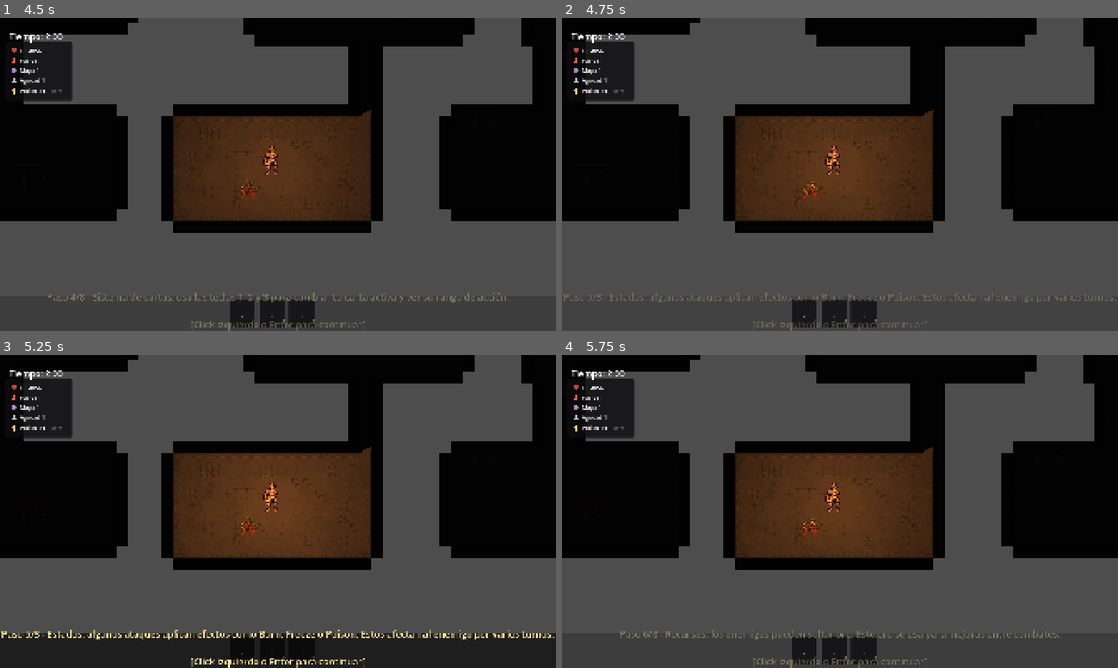
Above: before the commit, frames 1-4 (two rows, left to right).
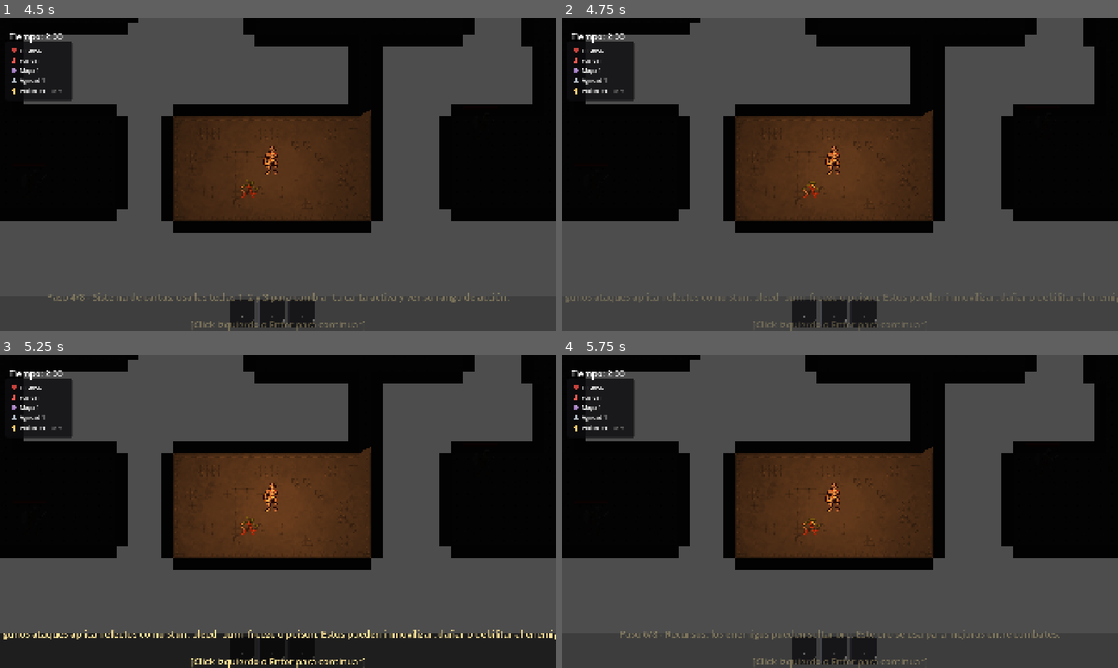
Above: after the commit, the same moments.

Repository: fedemuntaabski/Quest
Game: Godot game, scene res://scenes/MainMenu.tscn
Two runs of this game, one before a commit and one after it. Both use one fixed random seed, a clock stepped at 60 frames per second and the inputs below.
Inputs (mouse positions are in pixels of both pictures, inside the frame that each line leads up to):
- Up to frame 1 (4.5 s): click "INICIO" at 0.5 s; click "RANURA 1 (VACIA)" at 1.25 s; tap Enter (ui_accept) at 2 s; drag from (244, 312) to (272, 168) at 2.02 s; drag from (272, 312) to (272, 168) at 2.77 s; move the mouse to (300, 312) at 3.52 s; hold Right (ui_right) 3.53-4.25 s; tap 3 (hotbar_3) at 3.6 s; click (300, 312) at 3.67 s; drag from (250, 237) to (550, 168) at 4.27 s
- Up to frame 2 (4.75 s): no input
- Up to frame 3 (5.25 s): move the mouse to (444, 558) at 5.02 s; hold Left (ui_left) from 5.03 s (still down); tap 2 (hotbar_2) at 5.1 s
- Up to frame 4 (5.75 s): keep holding Left (ui_left); tap Enter (ui_accept) at 5.27 s

Frame 1 is identical in both runs. In frame 2, 0.7% of the frame differs, in the area x 0-100%, y 87-91%; in frame 3, 1.3%; in frame 4, nothing differs.

Commit message:
cambios

Diff:
--- /dev/null
+++ b/assets/ui/status/status_stun.svg
@@ -0,0 +1,10 @@
+<svg xmlns="http://www.w3.org/2000/svg" viewBox="0 0 64 64">
+  <defs>
+    <linearGradient id="g" x1="0" y1="0" x2="1" y2="1">
+      <stop offset="0%" stop-color="#dff4ff"/>
+      <stop offset="100%" stop-color="#6fb8ff"/>
+    </linearGradient>
+  </defs>
+  <circle cx="32" cy="32" r="26" fill="none" stroke="#17324a" stroke-width="6"/>
+  <path d="M35 8 L18 35 H29 L25 56 L46 27 H35 Z" fill="url(#g)" stroke="#17324a" stroke-width="2" stroke-linejoin="round"/>
+</svg>
--- a/resources/cards/strength/Corte Brutal.tres
+++ b/resources/cards/strength/Corte Brutal.tres
@@ -7,13 +7,17 @@
 script = ExtResource("2")
 base_damage = 3
 damage_scaling = 0.7
-description = "Un golpe brutal y confiable."
+description = "Daño directo que escala con tu Fuerza."
 
 [resource]
 script = ExtResource("1")
 id = "corte_brutal"
 display_name = "Corte Brutal"
-description = "Un ataque pesado y directo."
+description = "Golpea con fuerza bruta y escala con tu Fuerza."
+category = "strength"
+rarity = "common"
+card_type = "melee"
+target_type = "enemy"
 base_damage = 3
 damage_scaling = 0.7
 range = 1
@@ -21,6 +25,6 @@
 effects = Array[Resource]([SubResource("1")])
 tags = Array[String](["strength", "damage"])
 resource_cost = 1
-keywords = Array[String](["golpe", "melee"])
+keywords = Array[String](["corte", "melee"])
 archetype = "pressure"
 combo_tags = Array[String](["starter"])
--- a/resources/cards/strength/Golpe Pesado.tres
+++ b/resources/cards/strength/Golpe Pesado.tres
@@ -8,28 +8,33 @@
 script = ExtResource("2")
 base_damage = 2
 damage_scaling = 0.5
-description = "Impacto pesado que desestabiliza."
+description = "Impacto pesado que abre paso al control."
 
 [sub_resource type="Resource" id="2"]
 script = ExtResource("3")
-status_id = "stagger"
+status_id = "stun"
+duration_turns = 2
 magnitude = 1
 max_stacks = 3
 stack_behavior = "refresh"
-status_tags = Array[String](["control", "physical"])
+status_tags = Array[String](["control", "stun"])
 
 [resource]
 script = ExtResource("1")
 id = "golpe_pesado"
 display_name = "Golpe Pesado"
-description = "Desestabiliza al enemigo con un impacto brutal."
+description = "Golpea con fuerza y aturde al enemigo durante 2 turnos."
+category = "strength"
+rarity = "common"
+card_type = "debuff"
+target_type = "enemy"
 base_damage = 2
 damage_scaling = 0.5
 cooldown = 3
 range = 1
 effects = Array[Resource]([SubResource("1"), SubResource("2")])
-tags = Array[String](["strength", "control"])
+tags = Array[String](["strength", "control", "stun"])
 resource_cost = 1
-keywords = Array[String](["stagger", "control"])
+keywords = Array[String](["stun", "control", "melee"])
 archetype = "pressure"
-combo_tags = Array[String](["stagger", "setup"])
+combo_tags = Array[String](["stun", "setup"])
--- a/resources/cards/strength/Herida Profunda.tres
+++ b/resources/cards/strength/Herida Profunda.tres
@@ -9,14 +9,14 @@
 base_damage = 1
 stat_key = "strength"
 damage_scaling = 0.4
-description = "Un corte que provoca sangrado."
+description = "Un corte que prepara un sangrado constante."
 
 [sub_resource type="Resource" id="2"]
 script = ExtResource("3")
 status_id = "bleed"
 duration_turns = 3
-stacks = 2
-magnitude = 1
+stacks = 1
+magnitude = 2
 max_stacks = 10
 refresh_duration_on_reapply = true
 stack_behavior = "add"
@@ -26,7 +26,7 @@
 script = ExtResource("1")
 id = "herida_profunda"
 display_name = "Herida Profunda"
-description = "Provoca sangrado prolongado."
+description = "Causa sangrado y hace 2 de daño por turno durante 3 turnos."
 category = "strength"
 rarity = "common"
 card_type = "debuff"
@@ -38,7 +38,7 @@
 cooldown = 4
 resource_cost = 1
 effects = Array[Resource]([SubResource("1"), SubResource("2")])
-tags = Array[String](["strength", "bleed", "setup"])
-keywords = Array[String](["bleed", "sangrado"])
+tags = Array[String](["strength", "bleed", "damage"])
+keywords = Array[String](["bleed", "sangrado", "melee"])
 archetype = "pressure"
 combo_tags = Array[String](["bleed", "setup"])
--- a/resources/cards/strength/rage.tres
+++ b/resources/cards/strength/rage.tres
@@ -11,18 +11,21 @@
 duration_turns = 3
 apply_to_source = true
 
-description = "Entras en un estado de furia, aumentando tu Fuerza en +2 durante 3 turnos."
+description = "Aumenta tu Fuerza en +2 durante 3 turnos."
 
 [resource]
 script = ExtResource("1")
 id = "rage"
 display_name = "Furia"
-description = "Aumenta tu Fuerza temporalmente."
+description = "Aumenta tu Fuerza en +2 durante 3 turnos para potenciar tus cartas de Fuerza."
 category = "strength"
+rarity = "common"
 card_type = "buff"
 target_type = "self"
 stat_key = "strength"
 range = 0
 cooldown = 4
 effects = Array[Resource]([SubResource("1")])
-tags = Array[String](["strength", "buff", "tempo"])
+tags = Array[String](["strength", "buff"])
+keywords = Array[String](["fuerza", "buff", "tempo"])
+combo_tags = Array[String](["buff", "starter"])
--- a/scenes/RewardCardOption.tscn
+++ b/scenes/RewardCardOption.tscn
@@ -37,6 +37,7 @@
 size_flags_horizontal = 3
 expand_mode = 1
 stretch_mode = 5
+visible = false
 
 [node name="StatsLabel" type="Label" parent="MarginContainer/VBoxContainer" unique_id=2107399340]
 custom_minimum_size = Vector2(188, 40)
@@ -45,6 +46,14 @@
 theme_override_font_sizes/font_size = 12
 autowrap_mode = 3
 
+[node name="DescriptionLabel" type="Label" parent="MarginContainer/VBoxContainer" unique_id=1938342617]
+custom_minimum_size = Vector2(188, 72)
+layout_mode = 2
+theme_override_colors/font_color = Color(0.92, 0.93, 0.96, 1)
+theme_override_font_sizes/font_size = 12
+autowrap_mode = 3
+text = "Card description"
+
 [node name="SelectButton" type="Button" parent="MarginContainer/VBoxContainer" unique_id=1902548043]
 custom_minimum_size = Vector2(188, 36)
 layout_mode = 2
--- a/scenes/VictoryOverlay.tscn
+++ b/scenes/VictoryOverlay.tscn
@@ -135,8 +135,11 @@
 bbcode_enabled = true
 text = "[center]
 BazingaStudio
+
 Garrido Marcos Enrique
+
 Alvarez Nahuel Lucas
+
 Federico Muntaabski
 [/center]"
 fit_content = true
--- a/scripts/core/actions/TurnManager.gd
+++ b/scripts/core/actions/TurnManager.gd
@@ -128,6 +128,8 @@
 # CONTROL DE TURNO
 # ─────────────────────────────────────────────
 func end_turn() -> void:
+	if current_actor != null and current_actor.has_method("process_turn_end"):
+		current_actor.process_turn_end()
 	_actor_finished()
 
 func stop() -> void:
--- a/scripts/core/effects/BuffEffect.gd
+++ b/scripts/core/effects/BuffEffect.gd
@@ -16,25 +16,7 @@
 		}
 
 	var stat_key_l := stat_key.to_lower()
-	var modifier_id: String = ""
-	match stat_key_l:
-		"strength":
-			if receiver.has_method("_ensure_stacks") and receiver.strength_stack:
-				modifier_id = receiver.strength_stack.add_runtime_modifier(value, duration_turns, "buff")
-			else:
-				modifier_id = receiver.apply_runtime_modifier(stat_key_l, value, duration_turns)
-		"magic":
-			if receiver.has_method("_ensure_stacks") and receiver.magic_stack:
-				modifier_id = receiver.magic_stack.add_runtime_modifier(value, duration_turns, "buff")
-			else:
-				modifier_id = receiver.apply_runtime_modifier(stat_key_l, value, duration_turns)
-		"dexterity":
-			if receiver.has_method("_ensure_stacks") and receiver.dexterity_stack:
-				modifier_id = receiver.dexterity_stack.add_runtime_modifier(value, duration_turns, "buff")
-			else:
-				modifier_id = receiver.apply_runtime_modifier(stat_key_l, value, duration_turns)
-		_:
-			modifier_id = receiver.apply_runtime_modifier(stat_key_l, value, duration_turns)
+	var modifier_id := receiver.apply_runtime_modifier(stat_key_l, value, duration_turns)
 	return {
 		"effect": "buff",
 		"applied": modifier_id != "",
--- a/scripts/core/effects/EffectApplier.gd
+++ b/scripts/core/effects/EffectApplier.gd
@@ -128,7 +128,7 @@
 	var prev_comp := status_component.statuses.duplicate(true)
 	context.register_rollback(Callable(self, "_rb_restore_status_component"), [status_component, prev_comp])
 
-	var status_id := str(status_data.get("status_id", "")).to_lower()
+	var status_id := StatusComponent.normalize_status_id(str(status_data.get("status_id", "")))
 	if status_id.is_empty():
 		return false
 
@@ -137,13 +137,13 @@
 	var magnitude: int = max(1, int(status_data.get("magnitude", 1)))
 	var damage_on_tick: int = 0
 
-	match status_id:
-		"poison", "burn":
-			damage_on_tick = stacks * magnitude
+	if StatusComponent.status_deals_turn_damage(status_id):
+		damage_on_tick = stacks * magnitude
 
 	status_component.apply_status(status_id, stacks, duration, damage_on_tick)
 
 	return true
+
 func _rb_set_actor_pos(actor: Node, grid_pos: Vector2i, map_manager: Node) -> void:
 	if actor == null or map_manager == null:
 		return
--- a/scripts/core/enemy/Enemy.gd
+++ b/scripts/core/enemy/Enemy.gd
@@ -39,6 +39,10 @@
 # Estados internos de control para la máquina de animaciones
 var _is_animating_attack: bool = false
 var _is_dead: bool = false
+var _is_targeted: bool = false
+var _is_control_disabled: bool = false
+
+const CONTROL_DISABLED_TINT := Color(0.58, 0.76, 1.0, 1.0)
 
 const STANDARD_ENEMY_HP := 10
 const STANDARD_ENEMY_STRENGTH := 1
@@ -134,6 +138,11 @@
 		status_comp = StatusComponent.new()
 		status_comp.name = "StatusComponent"
 		add_child(status_comp)
+
+	if status_comp and not status_comp.statuses_changed.is_connected(_on_statuses_changed):
+		status_comp.statuses_changed.connect(_on_statuses_changed)
+
+	_on_statuses_changed(status_comp.get_active_statuses())
 
 func configure_profile(max_hp: int, base_damage: int, dex: int = 0, base_tint: Color = Color(0.7, 0.3, 0.9, 1.0), target_tint: Color = Color(1.0, 0.7, 1.0, 1.0)) -> void:
 	if stats:
@@ -200,6 +209,13 @@
 		_:
 			_queue_wait_action()
 
+func process_turn_end() -> void:
+	if stats:
+		stats.process_runtime_modifiers_turn_end()
+	var status_component := get_node_or_null("StatusComponent") as StatusComponent
+	if status_component != null and stats != null:
+		status_component.process_turn_end()
+
 func _skip_turn(reason: String = "") -> void:
 	if turn_manager == null:
 		return
@@ -308,7 +324,9 @@
 	EnemyPresentationHelper.update_health_bar_on_hp_changed(health_bar, is_tutorial_enemy, current_hp, max_hp)
 
 func set_targeted(active: bool) -> void:
+	_is_targeted = active
 	EnemyPresentationHelper.set_targeted_state(health_bar, sprite, active, _target_tint, _base_modulate)
+	_refresh_visual_state()
 
 func set_visual_tint(base_tint: Color, target_tint: Color = QuestPalette.COMBAT_TARGET_TINT_DEFAULT) -> void:
 	# 🌟 MODIFICADO: Si el Alpha viene en 0 por error del archivo Resource (.tres), lo restauramos a visible
@@ -317,9 +335,29 @@
 
 	_base_modulate = base_tint
 	_target_tint = target_tint
-	if sprite:
-		sprite.modulate = _base_modulate
-		sprite.visible = true
+	_refresh_visual_state()
+
+func _on_statuses_changed(statuses: Dictionary) -> void:
+	_is_control_disabled = false
+	for status_id in statuses.keys():
+		if StatusComponent.status_skips_turn(str(status_id)):
+			_is_control_disabled = true
+			break
+
+	_refresh_visual_state()
+
+func _refresh_visual_state() -> void:
+	if sprite == null:
+		return
+
+	var modulate_color := _base_modulate
+	if _is_control_disabled:
+		modulate_color = _base_modulate.lerp(CONTROL_DISABLED_TINT, 0.7)
+	elif _is_targeted:
+		modulate_color = _target_tint
+
+	sprite.modulate = modulate_color
+	sprite.visible = true
 
 func apply_tutorial_profile() -> void:
 	is_tutorial_enemy = true
--- a/scripts/core/enemy/EnemyTurnPolicy.gd
+++ b/scripts/core/enemy/EnemyTurnPolicy.gd
@@ -16,12 +16,14 @@
 		enemy.map_manager.core.repair_actor_room(enemy)
 
 	if enemy.stats and enemy.stats.is_alive():
-		enemy.stats.process_runtime_modifiers_turn_start()
 		var status_component := enemy.get_node_or_null("StatusComponent") as StatusComponent
 		if status_component != null:
 			var status_result := status_component.process_turn_start(enemy, enemy.stats)
 			if status_result.get("can_act", true) != true:
-				return {"decision": Decision.WAIT}
+				return {
+					"decision": Decision.SKIP,
+					"reason": str(status_result.get("events", []).front().get("status_id", "status_control")) if status_result.get("events", []).size() > 0 else "status_control"
+				}
 
 	if enemy.map_manager == null or enemy.player == null:
 		return {"decision": Decision.WAIT}
--- a/scripts/core/movement/PlayerMovement.gd
+++ b/scripts/core/movement/PlayerMovement.gd
@@ -36,6 +36,10 @@
 
 # 🌟 NUEVO: Estado interno para asegurar que la animación de ataque no sea interrumpida por idle/run
 var _is_animating_attack: bool = false
+var _is_control_disabled: bool = false
+var _base_modulate: Color = Color(1, 1, 1, 1)
+
+const CONTROL_DISABLED_TINT := Color(0.72, 0.76, 0.82, 1.0)
 
 # ─────────────────────────────────────────────
 # REFERENCES
@@ -78,7 +82,13 @@
 
 	# 🌟 NUEVO: Detectar cuándo termina el golpe o la muerte para devolver el control o congelar
 	if sprite:
+		_base_modulate = sprite.modulate
 		sprite.animation_finished.connect(_on_sprite_animation_finished)
+
+	var status_component := get_node_or_null("StatusComponent") as StatusComponent
+	if status_component and not status_component.statuses_changed.is_connected(_on_statuses_changed):
+		status_component.statuses_changed.connect(_on_statuses_changed)
+		_on_statuses_changed(status_component.get_active_statuses())
 
 func _ensure_turn_bridge() -> void:
 	if turn_bridge == null:
@@ -254,6 +264,33 @@
 	if _is_dead: return
 	if turn_bridge:
 		turn_bridge.begin_turn(tm)
+
+func process_turn_end() -> void:
+	if stats:
+		stats.process_runtime_modifiers_turn_end()
+	var status_component := get_node_or_null("StatusComponent") as StatusComponent
+	if status_component != null and stats != null:
+		status_component.process_turn_end()
+
+func _on_statuses_changed(statuses: Dictionary) -> void:
+	_is_control_disabled = false
+	for status_id in statuses.keys():
+		if StatusComponent.status_skips_turn(str(status_id)):
+			_is_control_disabled = true
+			break
+
+	_refresh_visual_state()
+
+func _refresh_visual_state() -> void:
+	if sprite == null:
+		return
+
+	var modulate_color := _base_modulate
+	if _is_control_disabled:
+		modulate_color = _base_modulate.lerp(CONTROL_DISABLED_TINT, 0.7)
+
+	sprite.modulate = modulate_color
+	sprite.visible = true
 
 func turn_interrupted() -> void:
 	cancel_movement()
--- a/scripts/core/movement/PlayerMovementTurnBridge.gd
+++ b/scripts/core/movement/PlayerMovementTurnBridge.gd
@@ -64,7 +64,6 @@
 	player.sync_to_grid()
 
 	if player.stats and player.stats.is_alive():
-		player.stats.process_runtime_modifiers_turn_start()
 		var status_component := player.get_node_or_null("StatusComponent") as StatusComponent
 		if status_component != null:
 			var status_result := status_component.process_turn_start(player, player.stats)
--- a/scripts/core/stats/CharacterStats.gd
+++ b/scripts/core/stats/CharacterStats.gd
@@ -230,6 +230,9 @@
 	return modifier_id
 
 func process_runtime_modifiers_turn_start() -> Dictionary:
+	return process_runtime_modifiers_turn_end()
+
+func process_runtime_modifiers_turn_end() -> Dictionary:
 	var result := {
 		"changed": false,
 		"expired": []
@@ -251,7 +254,7 @@
 		if stack == null:
 			continue
 
-		var expired := stack.tick_turn_start()
+		var expired = stack.tick_turn_end()
 
 		if expired.is_empty():
 			continue
--- a/scripts/core/stats/ModifierStack.gd
+++ b/scripts/core/stats/ModifierStack.gd
@@ -16,15 +16,22 @@
 func add_runtime_modifier(value: int, duration_turns: int = 1, source: String = "") -> String:
 	_serial += 1
 	var id := "rs_%d" % _serial
-	_runtime_modifiers[id] = {"value": int(value), "remaining": max(1, int(duration_turns)), "source": source}
+	_runtime_modifiers[id] = {"value": int(value), "remaining": max(1, int(duration_turns)), "source": source, "fresh": true}
 	runtime_total += int(value)
 	return id
 
 func tick_turn_start() -> Array:
+	return tick_turn_end()
+
+func tick_turn_end() -> Array:
 	var expired: Array = []
 	var remove_keys: Array = []
 	for key in _runtime_modifiers.keys():
 		var m: Dictionary = _runtime_modifiers[key]
+		if bool(m.get("fresh", false)):
+			m["fresh"] = false
+			_runtime_modifiers[key] = m
+			continue
 		m["remaining"] -= 1
 		if m["remaining"] <= 0:
 			expired.append({"id": key, "value": m["value"], "source": m.get("source", "")})
--- a/scripts/core/stats/StatusComponent.gd
+++ b/scripts/core/stats/StatusComponent.gd
@@ -13,6 +13,26 @@
 signal statuses_changed(statuses: Dictionary)
 
 var statuses: Dictionary = {} # status_id -> {stacks, turns_remaining, damage_on_tick}
+
+static func normalize_status_id(status_id: String) -> String:
+	var normalized := status_id.to_lower()
+	if normalized == "stagger":
+		return "stun"
+	return normalized
+
+static func status_skips_turn(status_id: String) -> bool:
+	match normalize_status_id(status_id):
+		"stun", "freeze":
+			return true
+		_:
+			return false
+
+static func status_deals_turn_damage(status_id: String) -> bool:
+	match normalize_status_id(status_id):
+		"poison", "burn", "bleed":
+			return true
+		_:
+			return false
 
 func apply_status(
 	status_id: String,
@@ -24,7 +44,7 @@
 	if status_id.is_empty():
 		return
 
-	status_id = status_id.to_lower()
+	status_id = normalize_status_id(status_id)
 
 	if statuses.has(status_id):
 		statuses[status_id]["stacks"] += stacks
@@ -34,11 +54,13 @@
 			turns_remaining
 		)
 		statuses[status_id]["damage_on_tick"] += damage_on_tick
+		statuses[status_id]["fresh"] = true
 	else:
 		statuses[status_id] = {
 			"stacks": stacks,
 			"turns_remaining": turns_remaining,
-			"damage_on_tick": damage_on_tick
+			"damage_on_tick": damage_on_tick,
+			"fresh": true
 		}
 
 	_on_status_changed()
@@ -46,7 +68,6 @@
 
 func tick_turn_start() -> Dictionary:
 	var effects: Dictionary = {}
-	var expired_statuses: Array[String] = []
 
 	for status_id in statuses.keys():
 		var status: Dictionary = statuses[status_id]
@@ -55,20 +76,39 @@
 		if int(status.get("damage_on_tick", 0)) > 0:
 			effects["damage"] = int(effects.get("damage", 0)) + int(status["damage_on_tick"])
 
-		# Duration decay
-		status["turns_remaining"] -= 1
+	return effects
+
+func tick_turn_end() -> Dictionary:
+	var result: Dictionary = {
+		"changed": false,
+		"expired": []
+	}
+
+	if statuses.is_empty():
+		return result
+
+	var expired_statuses: Array[String] = []
+
+	for status_id in statuses.keys():
+		var status: Dictionary = statuses[status_id]
+		if bool(status.get("fresh", false)):
+			status["fresh"] = false
+			statuses[status_id] = status
+			continue
+		status["turns_remaining"] = int(status.get("turns_remaining", 0)) - 1
 
 		if int(status["turns_remaining"]) <= 0:
 			expired_statuses.append(status_id)
-
-	# Cleanup expired statuses
+		else:
+			statuses[status_id] = status
+
 	for status_id in expired_statuses:
 		statuses.erase(status_id)
-
-	if not expired_statuses.is_empty():
-		_on_status_changed()
-
-	return effects
+		result["expired"].append(status_id)
+
+	result["changed"] = true
+	_on_status_changed()
+	return result
 
 func process_turn_start(actor: Node, stats: CharacterStats) -> Dictionary:
 	# Called at the start of an actor's turn by turn-processing logic.
@@ -82,6 +122,7 @@
 	if actor == null or stats == null:
 		return result
 
+	var skip_status_id := _get_turn_skip_status_id()
 	var tick_effects := tick_turn_start()
 
 	# Apply status damage
@@ -98,19 +139,22 @@
 			"damage": damage
 		})
 
-	# Freeze skip turn
-	if is_frozen():
+	# Control statuses can consume the next turn before their duration expires.
+	if not skip_status_id.is_empty():
 		result["can_act"] = false
 
 		result["events"].append({
-			"status_id": "freeze",
+			"status_id": skip_status_id,
 			"skip_turn": true
 		})
 
 	return result
 
+func process_turn_end() -> Dictionary:
+	return tick_turn_end()
+
 func remove_status(status_id: String) -> void:
-	status_id = status_id.to_lower()
+	status_id = normalize_status_id(status_id)
 
 	if not statuses.has(status_id):
 		return
@@ -140,11 +184,11 @@
 	return result
 
 func has_status(status_id: String) -> bool:
-	return statuses.has(status_id.to_lower())
+	return statuses.has(normalize_status_id(status_id))
 
 
 func get_status_stacks(status_id: String) -> int:
-	status_id = status_id.to_lower()
+	status_id = normalize_status_id(status_id)
 
 	if not statuses.has(status_id):
 		return 0
@@ -153,6 +197,16 @@
 
 func is_frozen() -> bool:
 	return has_status("freeze") and get_status_stacks("freeze") > 0
+
+func is_turn_controlled() -> bool:
+	return _get_turn_skip_status_id() != ""
+
+func _get_turn_skip_status_id() -> String:
+	for status_id in statuses.keys():
+		if status_skips_turn(str(status_id)):
+			return str(status_id)
+
+	return ""
 
 func _on_status_changed() -> void:
 	var active_statuses := get_active_statuses()
--- a/scripts/ui/card_reward/RewardCardOption.gd
+++ b/scripts/ui/card_reward/RewardCardOption.gd
@@ -10,7 +10,7 @@
 @onready var category_label: Label = $MarginContainer/VBoxContainer/CategoryLabel
 @onready var icon_rect: TextureRect = $MarginContainer/VBoxContainer/Icon
 @onready var stats_label: Label = $MarginContainer/VBoxContainer/StatsLabel
-@onready var effects_label: Label = $MarginContainer/VBoxContainer/EffectsScroll/EffectsLabel
+@onready var description_label: Label = $MarginContainer/VBoxContainer/DescriptionLabel
 @onready var select_button: Button = $MarginContainer/VBoxContainer/SelectButton
 
 var _card: CardData = null
@@ -45,11 +45,12 @@
 		category_label.text = "[%s]" % str(display_data.category).to_upper()
 		category_label.add_theme_color_override("font_color", CardPresentationAdapter.get_category_color(display_data.category))
 	if icon_rect:
-		icon_rect.texture = display_data.icon
+		icon_rect.visible = false
+		icon_rect.texture = null
 	if stats_label:
 		stats_label.text = CardPresentationAdapter.get_stats_summary(display_data)
-	if effects_label:
-		effects_label.text = CardPresentationAdapter.get_effects_summary(card)
+	if description_label:
+		description_label.text = display_data.description
 
 ## Returns the card assigned to this option.
 ## Allows the parent scene to keep the selected state in sync.
--- a/scripts/ui/hud/StatusIndicator.gd
+++ b/scripts/ui/hud/StatusIndicator.gd
@@ -30,6 +30,9 @@
 		var icon := TextureRect.new()
 		icon.stretch_mode = TextureRect.STRETCH_KEEP_ASPECT_CENTERED
 		icon.custom_minimum_size = Vector2(24,24)
+		if str(key).to_lower() == "stun":
+			icon.custom_minimum_size = Vector2(28, 28)
+			icon.modulate = Color(0.92, 0.92, 0.95, 1.0)
 		if tex:
 			icon.texture = tex
 		icons_container.add_child(icon)
@@ -45,6 +48,8 @@
 			return "res://assets/ui/status/status_poison.svg"
 		"burn":
 			return "res://assets/ui/status/status_burn.svg"
+		"stun":
+			return "res://assets/ui/status/status_stun.svg"
 		"freeze":
 			return "res://assets/ui/status/status_freeze.svg"
 		"arcane_shield":
--- a/scripts/ui/overlays/TutorialLayer.gd
+++ b/scripts/ui/overlays/TutorialLayer.gd
@@ -12,7 +12,7 @@
 	"Paso 2/8 - Cámara y exploración: avanza por las habitaciones. La cámara sigue tu posición dentro de la sala actual.",
 	"Paso 3/8 - Combate básico: acércate a un enemigo y haciendo click sobre ellos al estar en rango. Cada acción consume turnos.",
 	"Paso 4/8 - Sistema de cartas: usa las teclas 1, 2 y 3 para cambiar tu carta activa y ver su rango de acción.",
-	"Paso 5/8 - Estados: algunos ataques aplican efectos como Burn, Freeze o Poison. Estos afectan al enemigo por varios turnos.",
+	"Paso 5/8 - Estados: algunos ataques aplican efectos como stun, bleed, burn, freeze o poison. Estos pueden inmovilizar, dañar o debilitar al enemigo por varios turnos.",
 	"Paso 6/8 - Recursos: los enemigos pueden soltar oro. Este oro se usa para mejoras entre combates.",
 	"Paso 7/8 - HUD: tu vida, estadisticas y estados actuales siempre se muestran en la interfaz superior.",
 	"Paso 8/8 - Progresión: limpia habitaciones para avanzar. Al derrotar enemigos avanzas hacia el jefe final."
